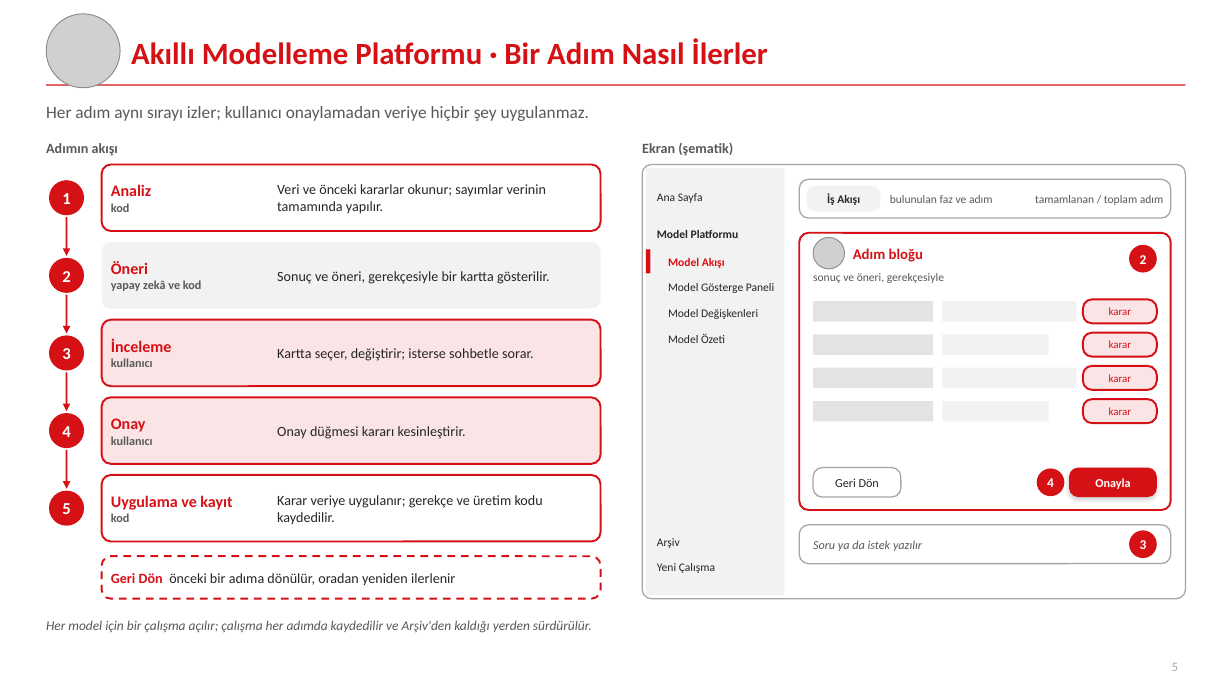
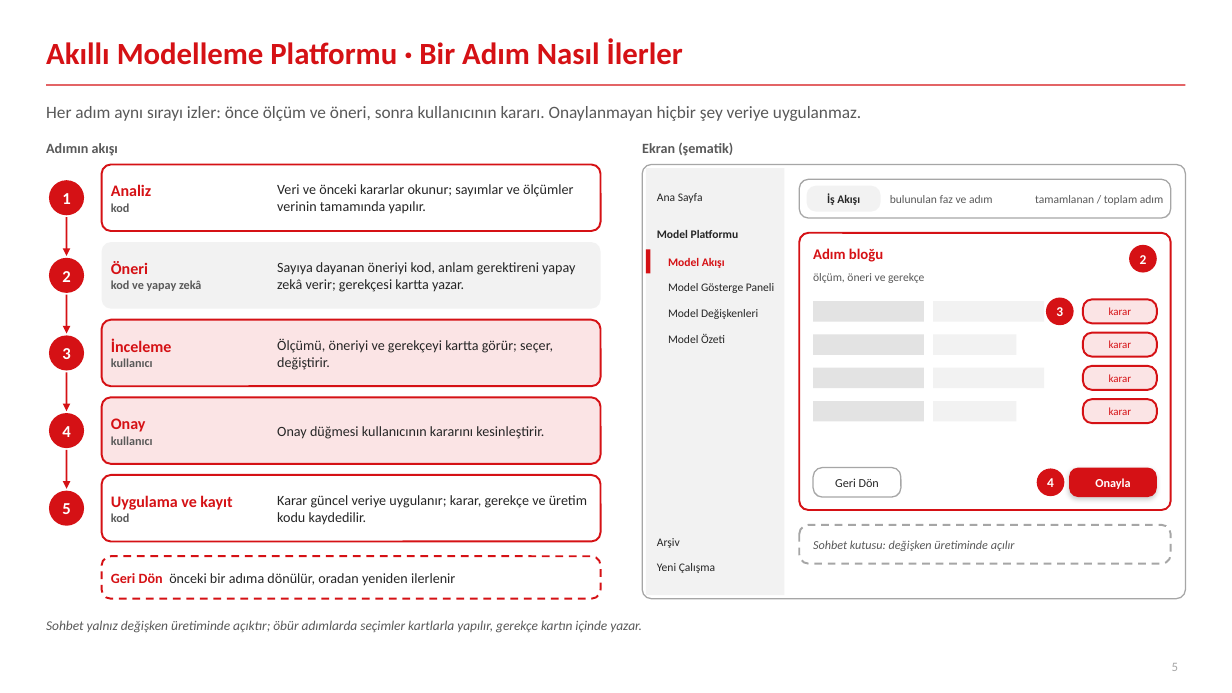
Before and after one commit to canmergen/amp, a slide deck: slide 5 of analitik_modelleme_platformu_GUNCEL/sunum/Akilli_Modelleme_Platformu_Sunum.pptx. Drawn at 1232x693 pixels with LibreOffice and Linux fonts; fonts in the diff are those of the drawing; grey boxes stand for pictures. Boxes give left, top, right and bottom in pixels: in the first picture for what was removed or moved away, otherwise in the second. Text is boxed around its words. In the diff, an @@ line names an element or a change of style, - is before the commit and + after.

```diff
--- a/analitik_modelleme_platformu_GUNCEL/sunum/Akilli_Modelleme_Platformu_Sunum.pptx
+++ b/analitik_modelleme_platformu_GUNCEL/sunum/Akilli_Modelleme_Platformu_Sunum.pptx
@@ title "Akıllı Modelleme Platformu · Bir ...": place and size @@
-title "Akıllı Modelleme Platformu · Bir ..." at box(131, 39, 768, 65)
+title "Akıllı Modelleme Platformu · Bir ..." at box(46, 39, 683, 65)
@@ picture removed at box(46, 14, 120, 88) @@
@@ text at box(46, 106, 861, 121): text changed @@
-Her adım aynı sırayı izler; kullanıcı onaylamadan veriye hiçbir şey uygulanmaz.
+Her adım aynı sırayı izler: önce ölçüm ve öneri, sonra kullanıcının kararı. Onaylanmayan hiçbir şey veriye uygulanmaz.
@@ text at box(277, 184, 574, 214): text changed @@
-Veri ve önceki kararlar okunur; sayımlar verinin tamamında yapılır.
+Veri ve önceki kararlar okunur; sayımlar ve ölçümler verinin tamamında yapılır.
@@ picture removed at box(813, 238, 845, 269) @@
@@ text at box(277, 262, 575, 292): text changed @@
-Sonuç ve öneri, gerekçesiyle bir kartta gösterilir.
+Sayıya dayanan öneriyi kod, anlam gerektireni yapay zekâ verir; gerekçesi kartta yazar.
@@ text "Adım bloğu": place and size @@
-text "Adım bloğu" at box(853, 248, 923, 262)
+text "Adım bloğu" at box(813, 248, 883, 262)
@@ text at box(111, 280, 201, 291): text changed @@
-yapay zekâ ve kod
+kod ve yapay zekâ
@@ text at box(813, 273, 924, 283): text changed @@
-sonuç ve öneri, gerekçesiyle
+ölçüm, öneri ve gerekçe
@@ text "3": place and size @@
-text "3" at box(1140, 540, 1147, 549)
+text "3" at box(1056, 307, 1063, 316)
@@ ellipse: place and size @@
-ellipse at box(1129, 531, 1157, 558)
+ellipse at box(1046, 298, 1074, 325)
@@ rectangle: place and size @@
-rectangle at box(813, 301, 933, 322)
+rectangle at box(813, 301, 924, 322)
@@ rectangle: place and size @@
-rectangle at box(943, 301, 1077, 322)
+rectangle at box(933, 301, 1044, 322)
@@ text at box(277, 338, 553, 370): text changed @@
-Kartta seçer, değiştirir; isterse sohbetle sorar.
+Ölçümü, öneriyi ve gerekçeyi kartta görür; seçer, değiştirir.
@@ rectangle: place and size @@
-rectangle at box(813, 335, 933, 355)
+rectangle at box(813, 335, 924, 355)
@@ rectangle: place and size @@
-rectangle at box(943, 335, 1049, 355)
+rectangle at box(933, 335, 1017, 355)
@@ rectangle: place and size @@
-rectangle at box(813, 368, 933, 388)
+rectangle at box(813, 368, 924, 388)
@@ rectangle: place and size @@
-rectangle at box(943, 368, 1077, 388)
+rectangle at box(933, 368, 1044, 388)
@@ rectangle: place and size @@
-rectangle at box(813, 401, 933, 421)
+rectangle at box(813, 401, 924, 421)
@@ rectangle: place and size @@
-rectangle at box(943, 401, 1049, 421)
+rectangle at box(933, 401, 1017, 421)
@@ text at box(277, 426, 544, 439): text changed @@
-Onay düğmesi kararı kesinleştirir.
+Onay düğmesi kullanıcının kararını kesinleştirir.
@@ text at box(277, 495, 587, 525): text changed @@
-Karar veriye uygulanır; gerekçe ve üretim kodu kaydedilir.
+Karar güncel veriye uygulanır; karar, gerekçe ve üretim kodu kaydedilir.
@@ rounded rectangle at box(799, 525, 1171, 564): outline #A6A6A6 1 pt to #A6A6A6 1.5 pt dashed @@
@@ text removed at box(813, 540, 922, 551) @@
-Soru ya da istek yazılır
@@ text added at box(813, 540, 1015, 551), 9.5 pt, text #595959, italic @@
+Sohbet kutusu: değişken üretiminde açılır
@@ text at box(46, 620, 642, 633): text changed @@
-Her model için bir çalışma açılır; çalışma her adımda kaydedilir ve Arşiv'den kaldığı yerden sürdürülür.
+Sohbet yalnız değişken üretiminde açıktır; öbür adımlarda seçimler kartlarla yapılır, gerekçe kartın içinde yazar.
```
Also in this commit, not shown: 13 other slides changed, 1 other file.
